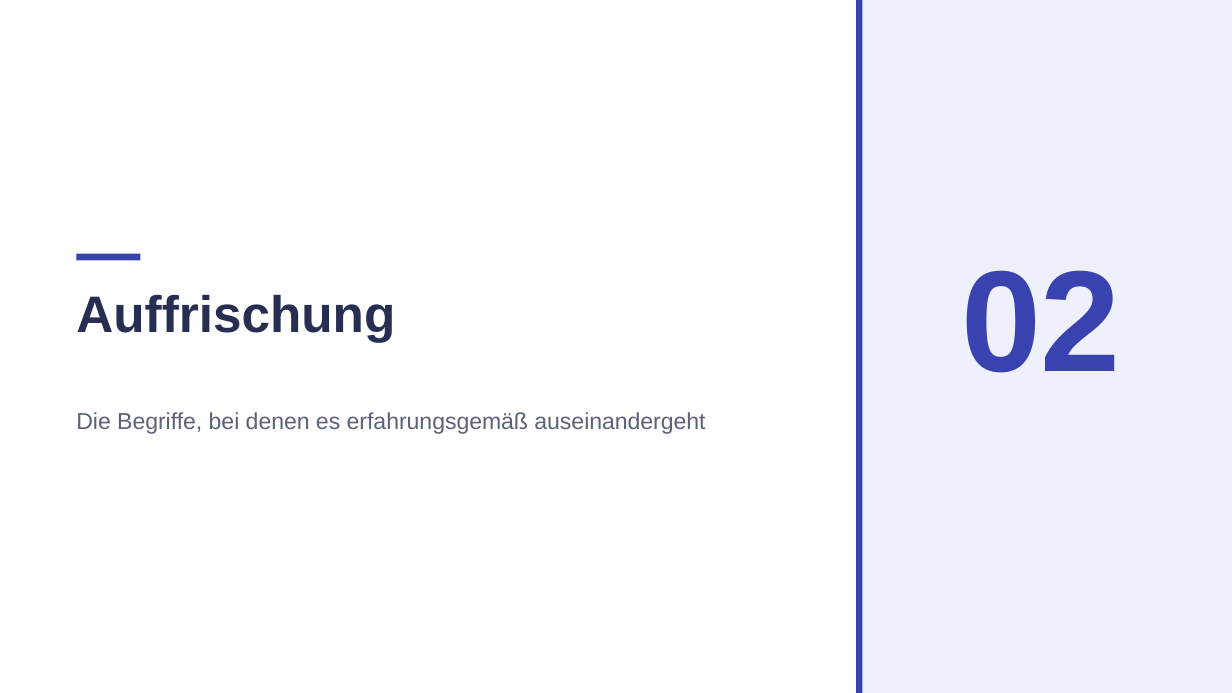
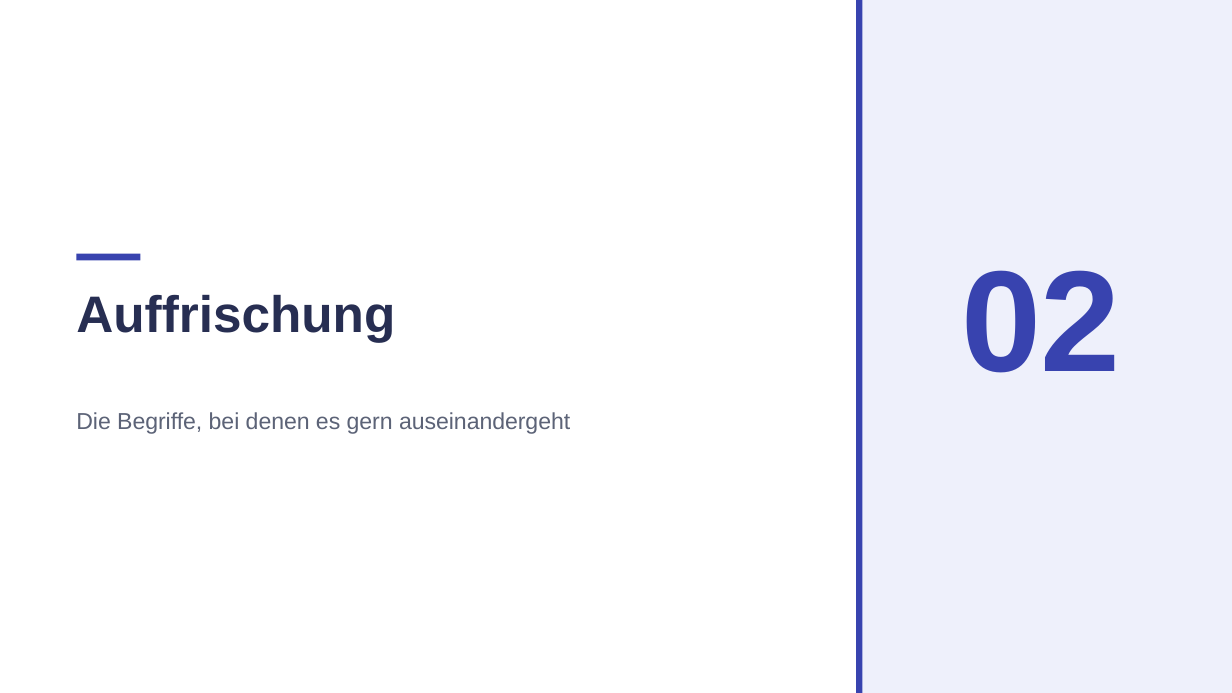
Before and after one commit to JacobMenge/kurs-unterlagen, a slide deck: slide 10 of folien/dist/01-netzwerke-grundlagen.pptx. Drawn at 1232x693 pixels with LibreOffice and Linux fonts; fonts in the diff are those of the drawing. Boxes give left, top, right and bottom in pixels: in the first picture for what was removed or moved away, otherwise in the second. Text is boxed around its words. In the diff, an @@ line names an element or a change of style, - is before the commit and + after.

```diff
--- a/folien/dist/01-netzwerke-grundlagen.pptx
+++ b/folien/dist/01-netzwerke-grundlagen.pptx
@@ text at (76, 412, 570, 434): text changed @@
-Die Begriffe, bei denen es erfahrungsgemäß auseinandergeht
+Die Begriffe, bei denen es gern auseinandergeht
```
Also in this commit, not shown: 2 other slides changed, 1 other file.
